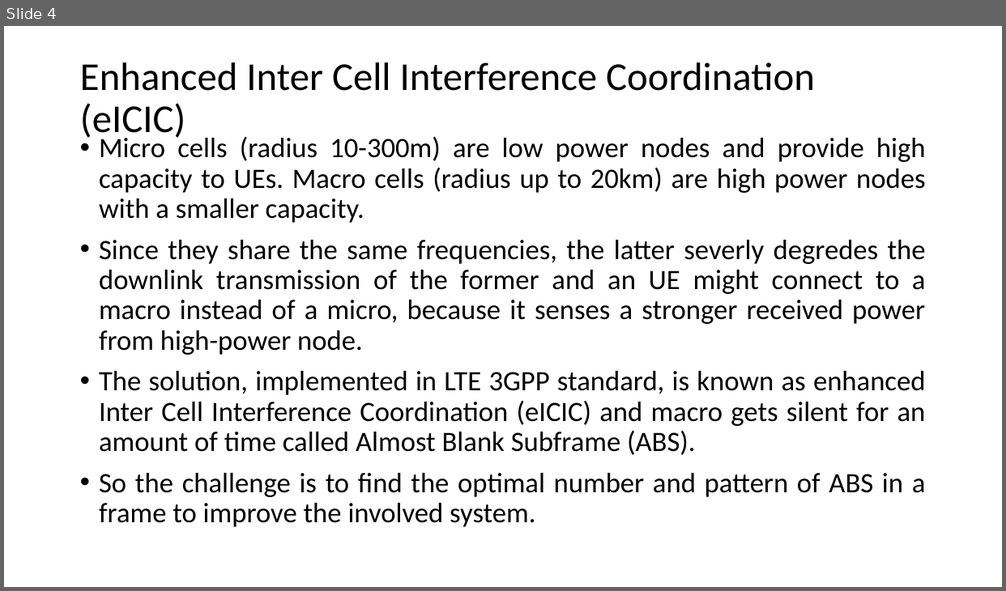
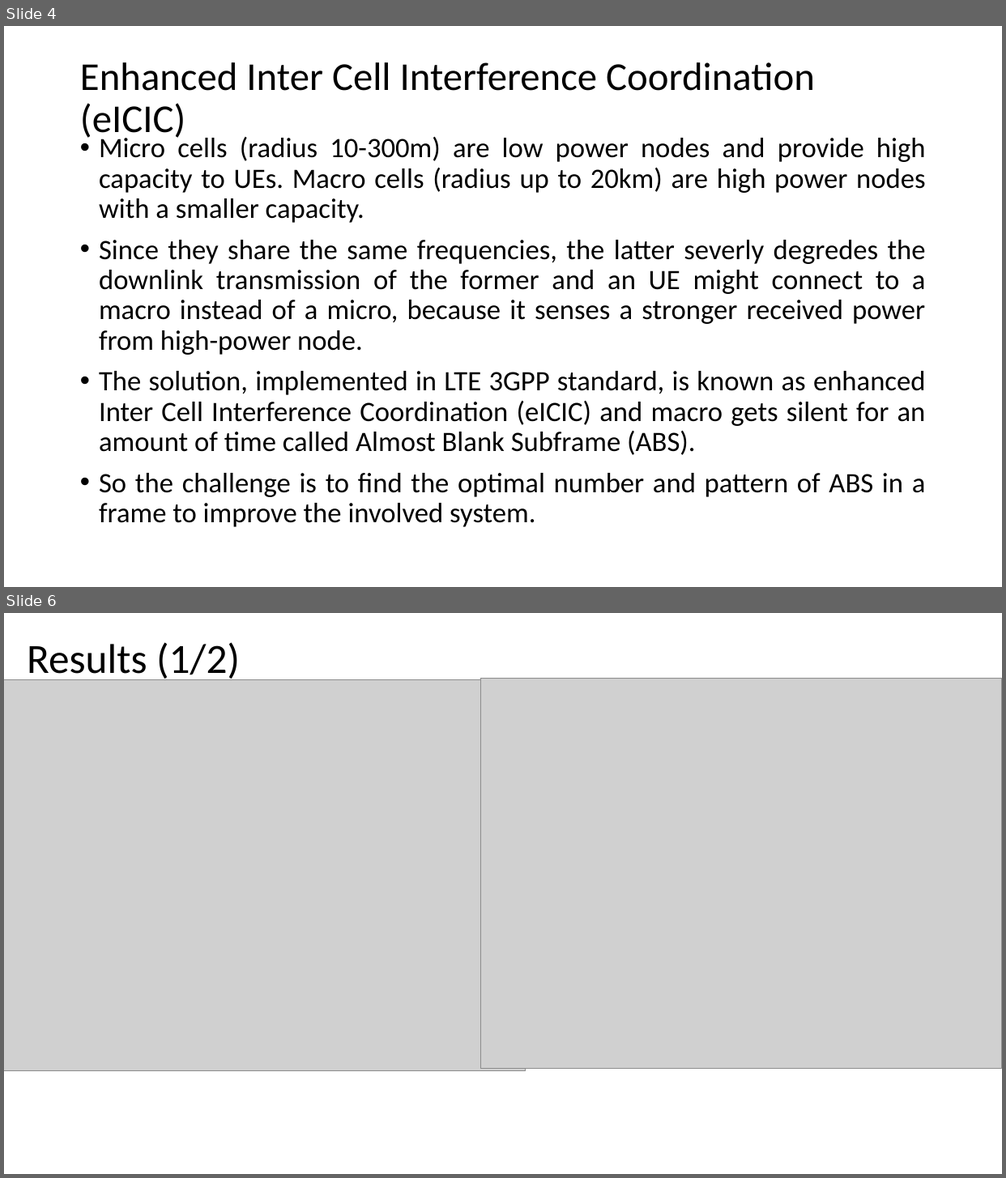
Before and after one commit to marcantonio14/Latex-writing, a slide deck: Self-Organizing Networks in LTE.pptx. Shown one above the other, each under a label of ours: slide 4 before the commit, slides 4 and 6 after it; the slides between them are not shown. The pictures are 1006x591 and 1006x1178 pixels, drawn with LibreOffice and Linux fonts; fonts in the diff are those of the drawing; grey boxes stand for pictures. Boxes give left, top, right and bottom in pixels: in the first picture for what was removed or moved away, otherwise in the second. Text is boxed around its words. In the diff, an @@ line names an element or a change of style, - is before the commit and + after.

```diff
--- a/Self-Organizing Networks in LTE.pptx
+++ b/Self-Organizing Networks in LTE.pptx
@@ slide 6 added at [4, 613, 1002, 1174], background #FFFFFF @@
@@ text added at [27, 642, 240, 683], 40 pt, text #000000 @@
+Results (1/2)
@@ picture added at [4, 680, 526, 1072] @@
@@ picture added at [481, 678, 1001, 1069] @@
```
Also in this commit, not shown: 4 other slides added, 1 other file.
